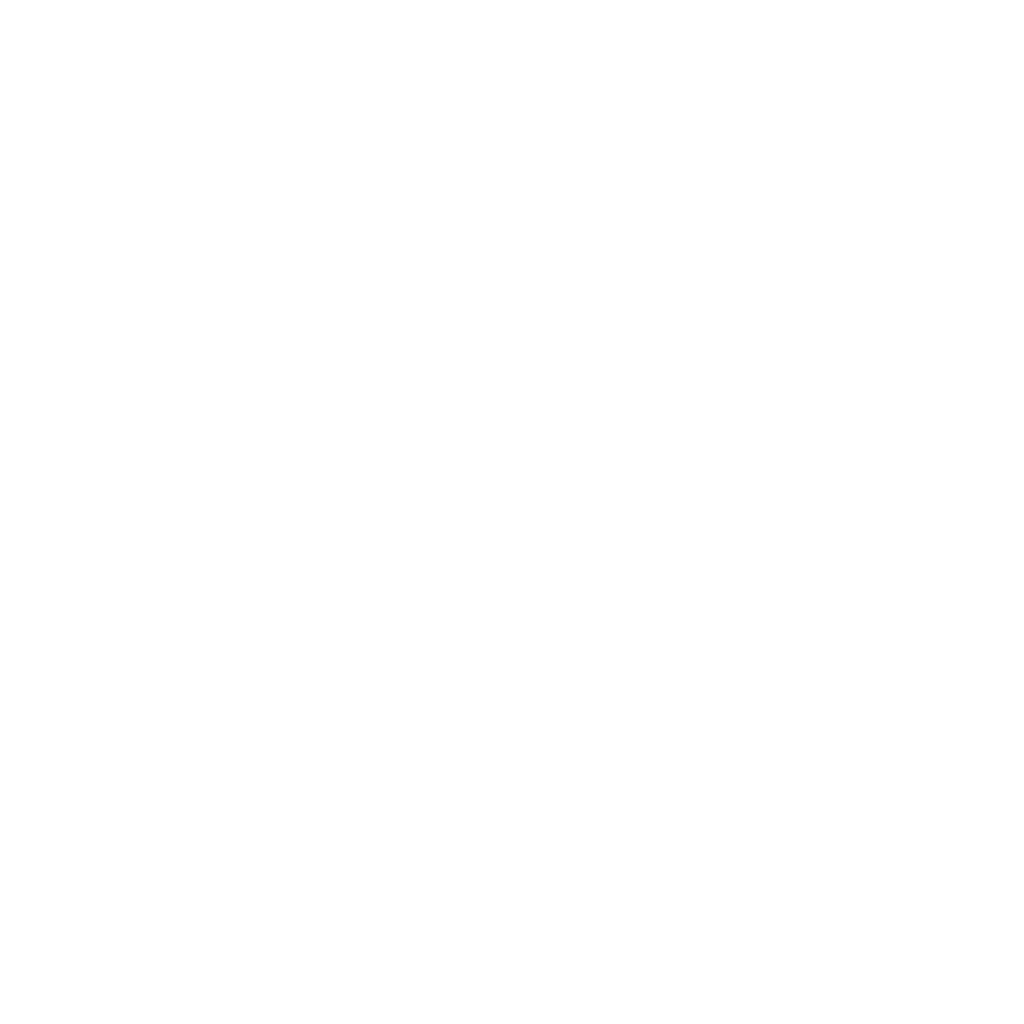
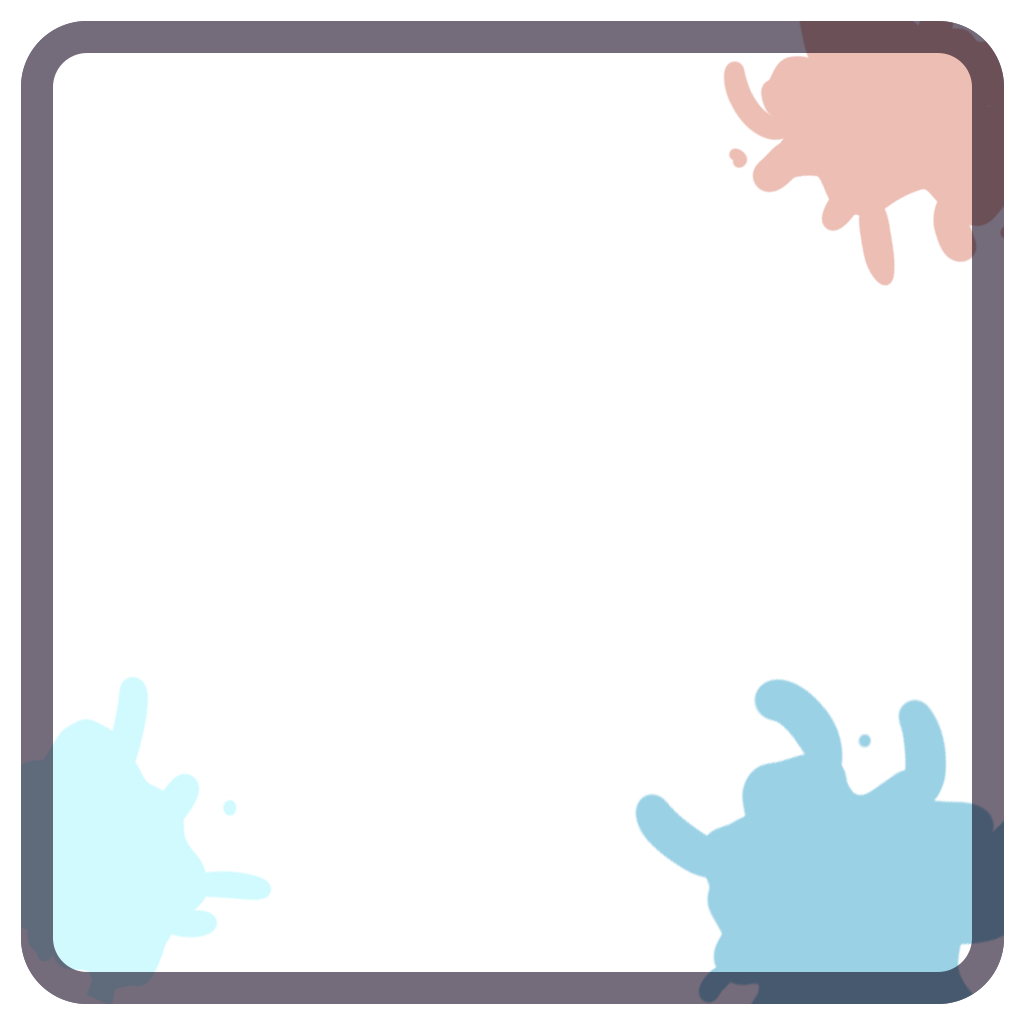
Before/after of a 1024×1024 layered artwork. What changed in the layer stack:
added layer "Layer 1" (multiply) in group "Window" over [21, 21, 1004, 1004]
added layer "Window copy" in group "Window" over [21, 21, 1004, 1004]
painted on "Window" (2nd of 2, in "Window") over [21, 21, 1004, 1004]
